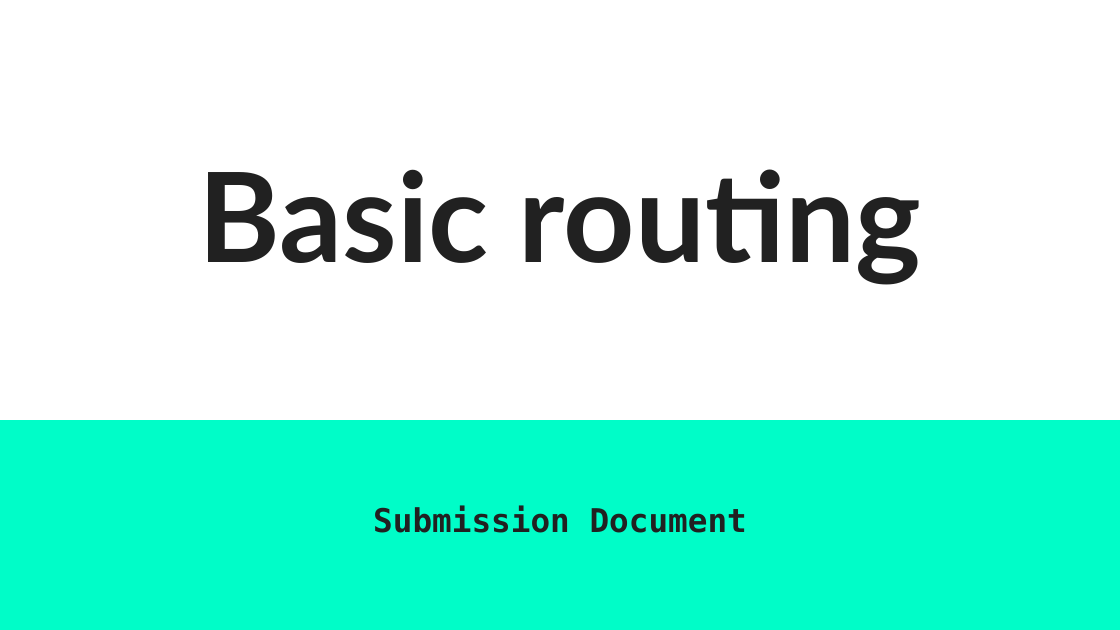
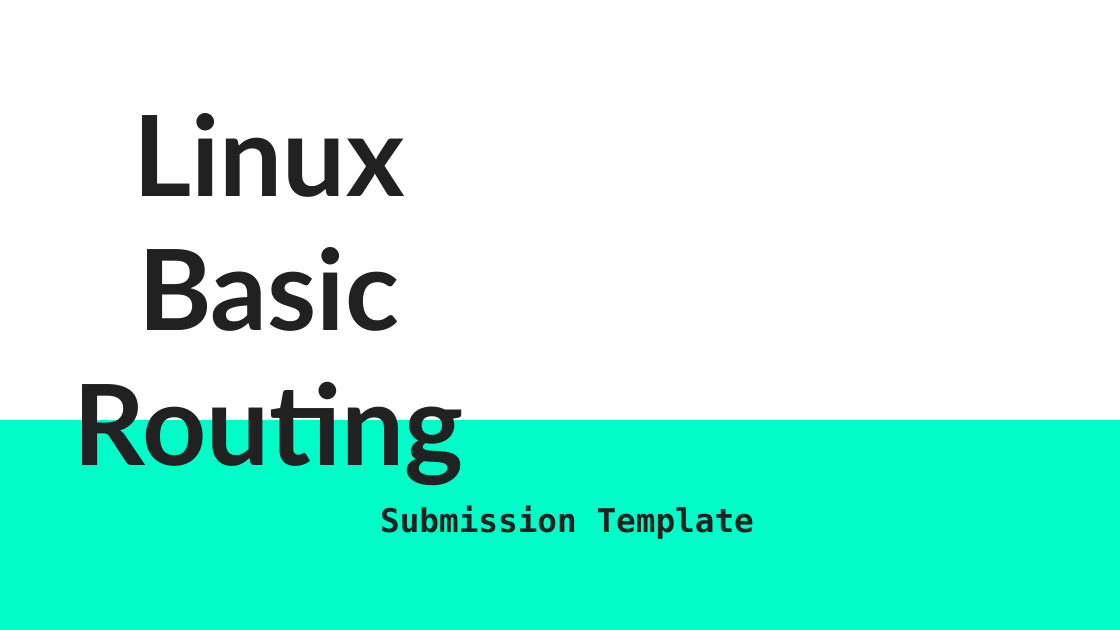
Before and after one commit to WikiSteve/networking-labs, a slide deck: slide 1 of labs/040-linux-basic-routing/assets/Basic routing SUBMISSION TEMPLATE.pptx. Drawn at 1120x630 pixels with LibreOffice and Linux fonts; fonts in the diff are those of the drawing. Boxes give left, top, right and bottom in pixels: in the first picture for what was removed or moved away, otherwise in the second. Text is boxed around its words. In the diff, an @@ line names an element or a change of style, - is before the commit and + after.

Commit message:
labs: align submission evidence and repair course navigation

```diff
--- a/labs/040-linux-basic-routing/assets/Basic routing SUBMISSION TEMPLATE.pptx
+++ b/labs/040-linux-basic-routing/assets/Basic routing SUBMISSION TEMPLATE.pptx
@@ title at [74,113,464,485]: text changed; size 80 to 72 pt @@
-Basic routing
+Linux Basic Routing
@@ subtitle at [380,505,754,539]: text changed @@
-Submission Document
+Submission Template
```
Also in this commit, not shown: 4 other slides changed, 24 other files.
